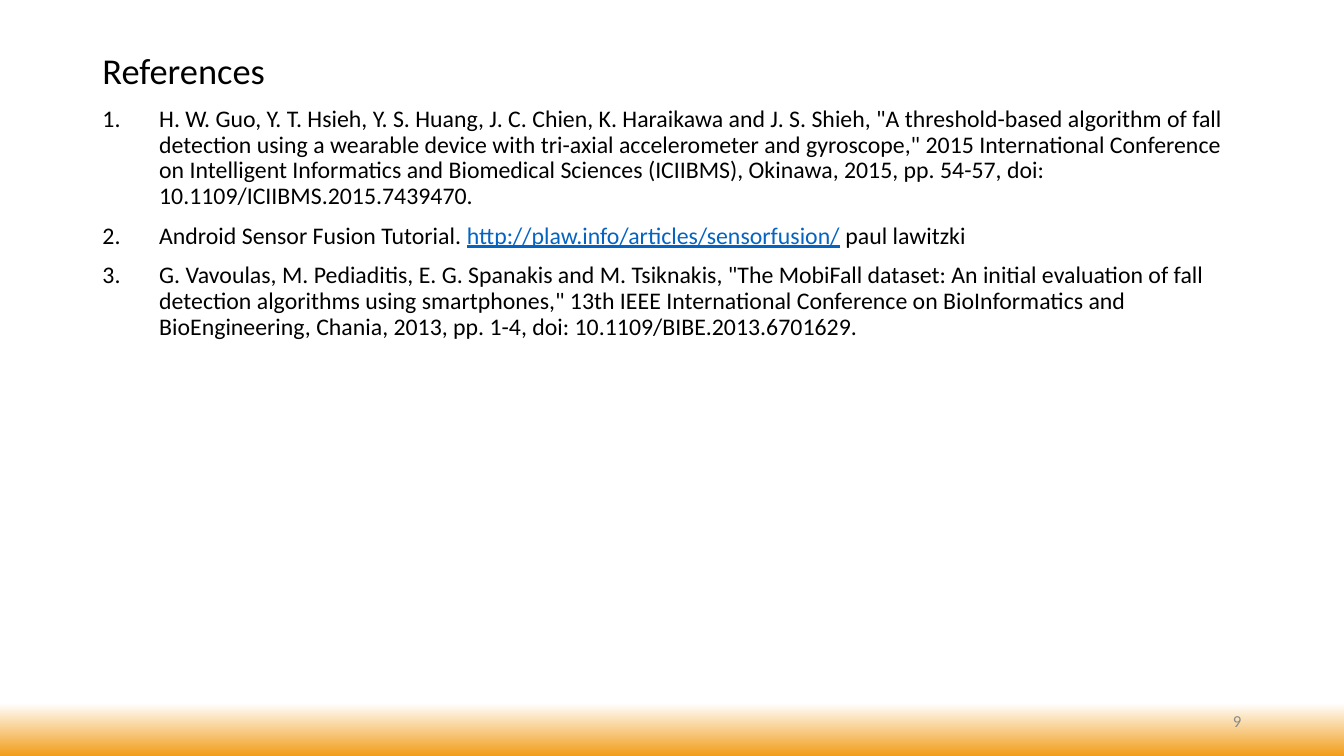
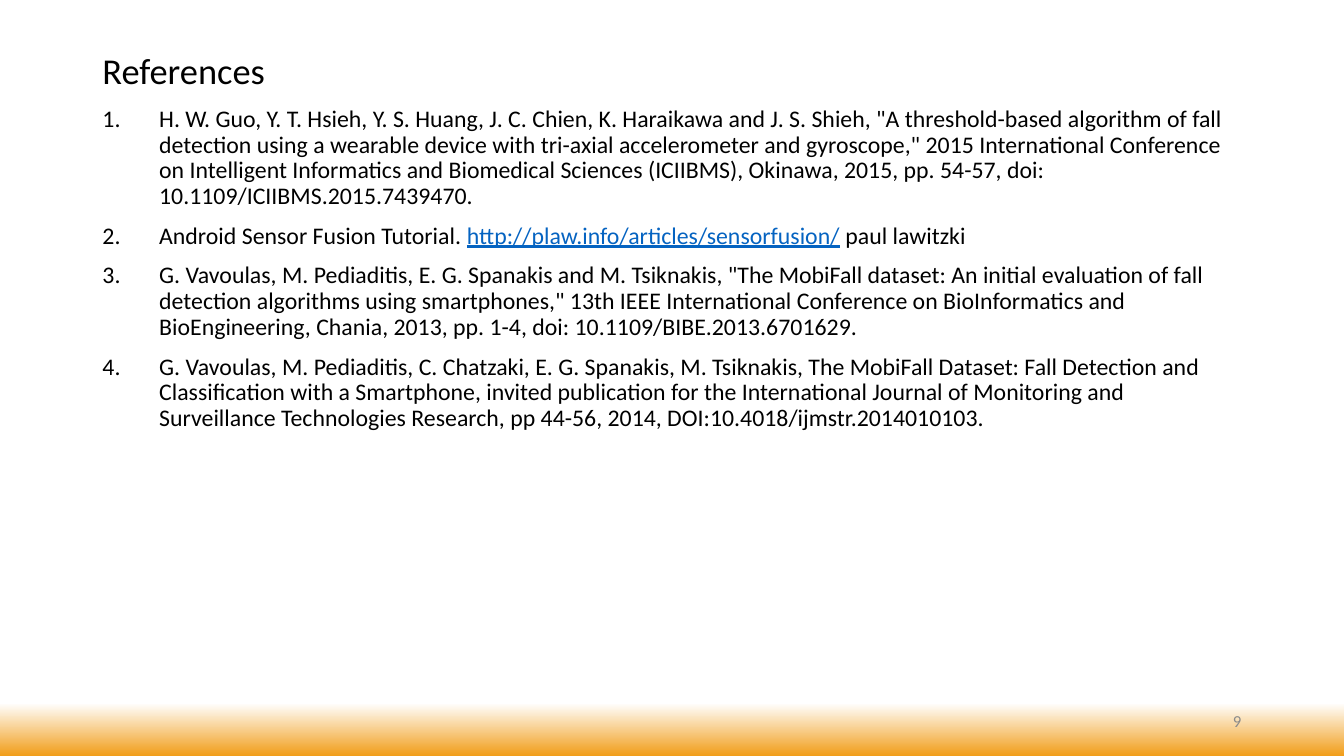
Before and after one commit to bhatvineeth/FallDetectionSystem, a slide deck: slide 9 of Documents/Presentation 4.pptx. Drawn at 1344x756 pixels with LibreOffice and Linux fonts; fonts in the diff are those of the drawing. Boxes give left, top, right and bottom in pixels: in the first picture for what was removed or moved away, otherwise in the second. Text is boxed around its words. In the diff, an @@ line names an element or a change of style, - is before the commit and + after.

Commit message:
Update Presentation 4
Update Presentation 4

```diff
--- a/Documents/Presentation 4.pptx
+++ b/Documents/Presentation 4.pptx
@@ text at bbox=[159, 358, 1198, 430]: paragraph added @@
+4. G. Vavoulas, M. Pediaditis, C. Chatzaki, E. G. Spanakis, M. Tsiknakis, The MobiFall Dataset: Fall Detection and Classification with a Smartphone, invited publication for the International Journal of Monitoring and Surveillance Technologies Research, pp 44-56, 2014, DOI:10.4018/ijmstr.2014010103.
```
